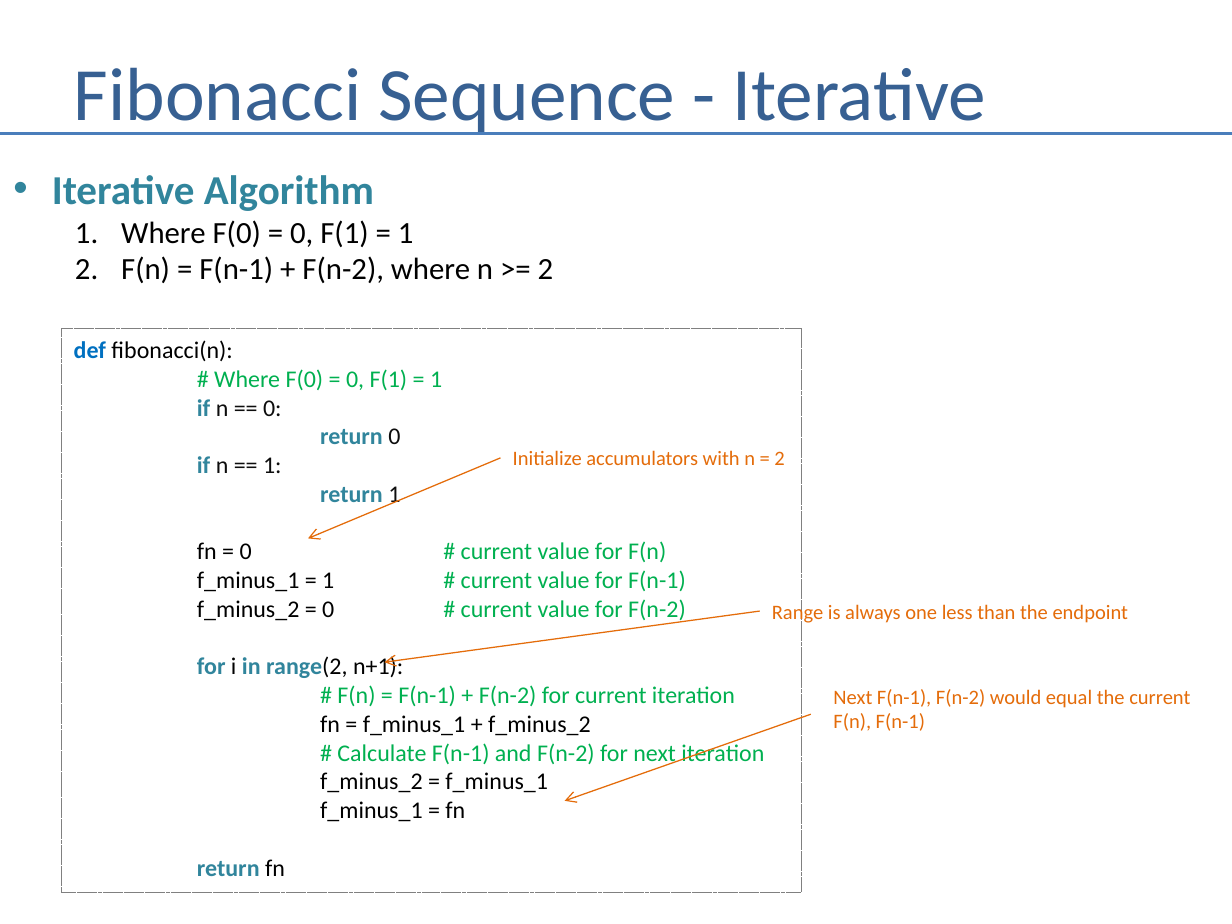
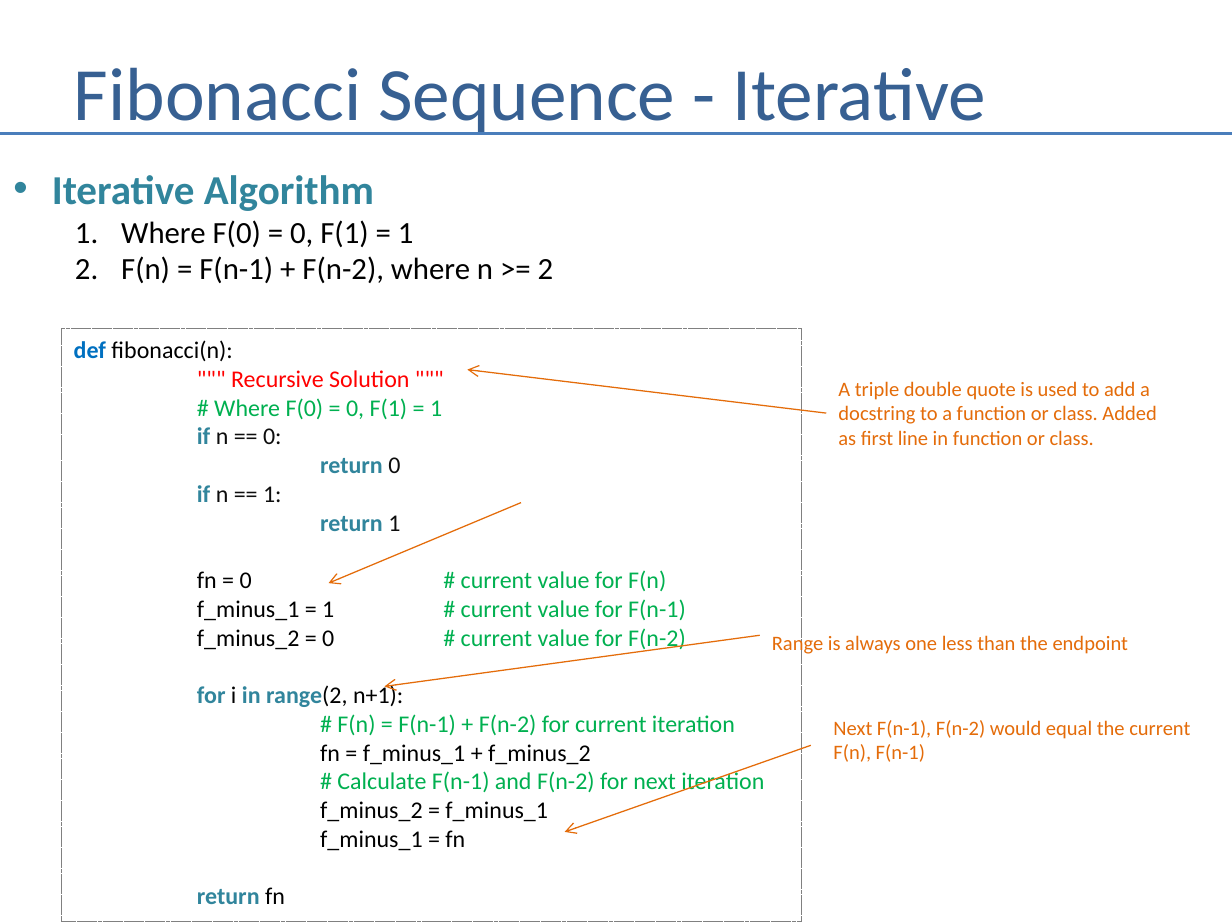
Before and after one commit to andrewferlitsch/Portland-Data-Science-Group, a slide deck: slide 9 of Presentations/Whiteboarding.pptx. Drawn at 1232x924 pixels with LibreOffice and Linux fonts; fonts in the diff are those of the drawing. Boxes give left, top, right and bottom in pixels: in the first picture for what was removed or moved away, otherwise in the second. Text is boxed around its words. In the diff, an @@ line names an element or a change of style, - is before the commit and + after.

```diff
--- a/Presentations/Whiteboarding.pptx
+++ b/Presentations/Whiteboarding.pptx
@@ rectangle "def fibonacci(n):": place and size @@
-rectangle "def fibonacci(n):" at [62,329,801,893]
+rectangle "def fibonacci(n):" at [62,329,801,922]
@@ text in rectangle at [231,370,409,387]: paragraph added @@
+""" Recursive Solution """
@@ arrow added from (827, 413) to (467, 370), #E46C0A 0.75 pt @@
@@ text added at [838,381,1156,445], 12 pt, text #E46C0A @@
+A triple double quote is used to add a
+docstring to a function or class. Added
+as first line in function or class.
@@ text removed at [513,450,784,465] @@
-Initialize accumulators with n = 2
@@ arrow moved from (500, 458) - (308, 538) to (521, 503) - (329, 583) @@
@@ arrow moved from (760, 611) - (384, 663) to (760, 636) - (384, 686) @@
@@ 2 texts, 1 arrow: place and size @@
-2 texts, 1 arrow at [564,601,1190,801]
+2 texts, 1 arrow at [564,633,1190,832]
```
Also in this commit, not shown: 4 other slides changed, 3 other files.
